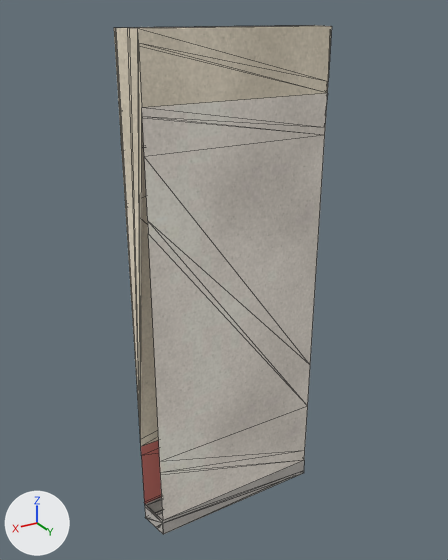
What one commit did to the glTF model kits/cinema-drive-in/pieces/f_plain.glb.
Rendered twice from a 50 mm camera at (2.32, 3.87, 3.83) aimed at (0.04, 0.07, 1.93). The axes (+X, +Y, +Z) are drawn at lower left. The lights are the same throughout. The older version comes first. Mesh edges are drawn as thin lines.

Names of what the first picture shows: 'f_plain_concrete', 'f_plain_plaster', 'f_plain_render', 'f_plain_tile_r'.
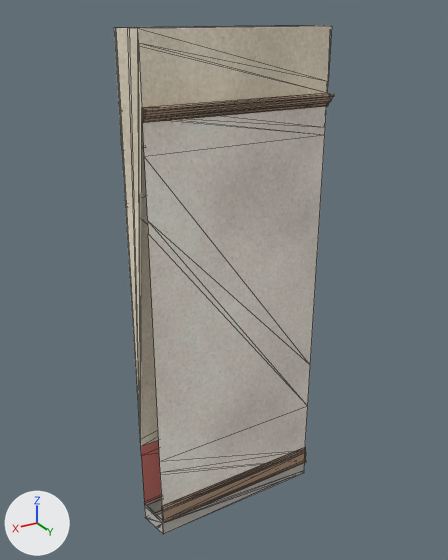
Changed parts and their boxes (x1, y1, x2, y2) in the pictures (448 x 560 px):
'molduras', added
    after: (142, 93, 334, 523)

What changed in the scene script:
```text
Add mat_trim:
    mat_trim = principled_material('trim')
    mat_trim.base_color = (0.431, 0.29, 0.196)  # beige #af937a
    mat_trim.roughness = 0.6
Add me_molduras:
    me_molduras.from_pydata(...)  # 44 vertices, 80 faces; spans x -0.73..0.73, y 0.25..0.32, z 0.0..3.3
    me_molduras.materials.append(mat_trim)  # beige #af937a
Add ob_molduras:
    ob_molduras = bpy.data.objects.new('molduras', me_molduras)
    ob_molduras.location = (0.0, 0.0, 0.0)
```
